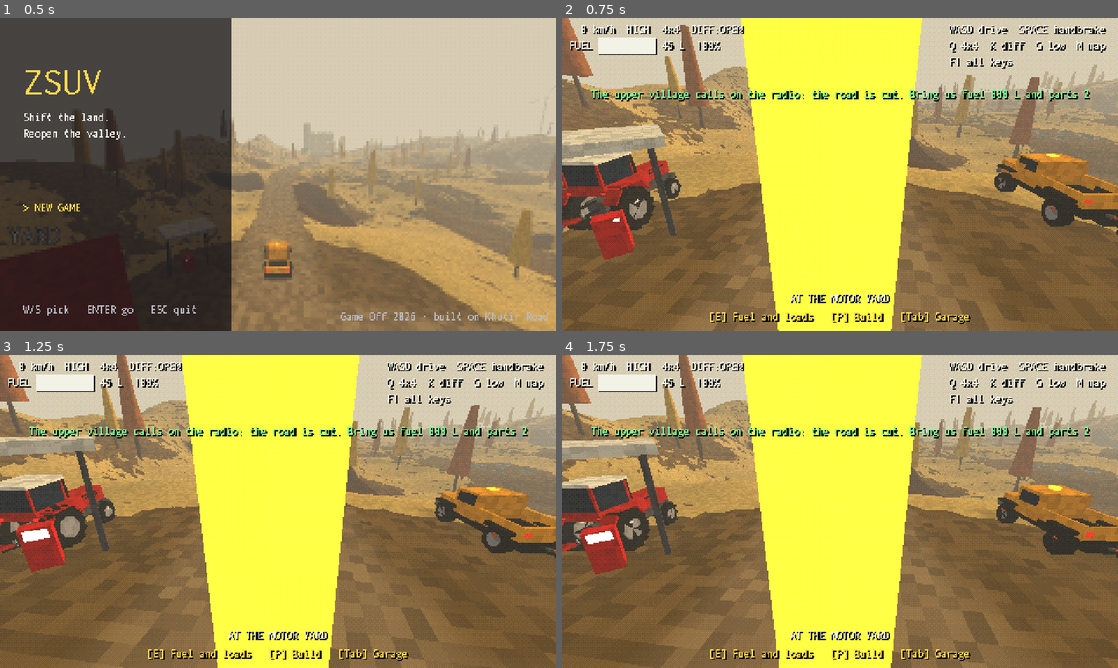
Above: before the commit, frames 1-4 (two rows, left to right).
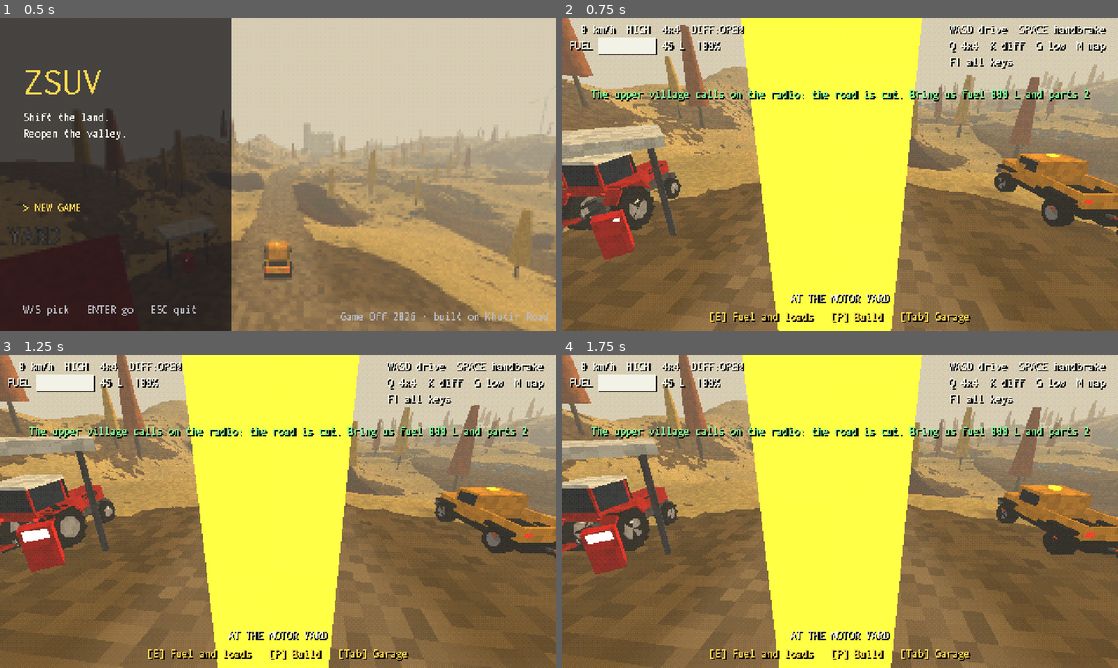
Above: after the commit, the same moments.

Repository: Codir/zsuv
Game: Godot game, scene res://scenes/game.tscn
The game is run twice, just before and just after one commit, with the same random seed, the same clock (stepped at 60 frames per second) and the same inputs.
Inputs (mouse positions are in pixels of both pictures, inside the frame that each line leads up to):
- Up to frame 1 (0.5 s): no input
- Up to frame 2 (0.75 s): tap Enter at 0.5 s; move the mouse to (962, 158) at 0.52 s; hold D from 0.53 s (still down); tap Q at 0.6 s; click (962, 158) at 0.67 s
- Up to frame 3 (1.25 s): keep holding D; tap Space at 0.77, 1.07 s
- Up to frame 4 (1.75 s): release D at 1.25 s; drag from (728, 527) to (812, 574) at 1.27 s

Frame 1 is identical in both runs. In frame 2, 0.8% of the frame differs, in the area x 25-100%, y 15-45%; in frame 3, 0.8%; in frame 4, 0.9%, in the area x 25-100%, y 14-51%.

Commit message:
Web performance of the land: no redraw of a closed map, the far snow coarse
Measured headless (tests/bench_land.gd, natively): a bucket's bite cost a 78 ms frame, nearly all
of it the paper map drawing the dug chunk again and uploading its whole 512x768 image, closed or
not. The map now gathers what changed and draws it while open, at most 4 times a second: a bite
is a 4.5 ms frame. The snow (or dust) layer is drawn at 0.5 m only within 60 m of the camera and
at 1 m beyond, a quarter of its triangles. The land builds from the bake in 343 ms (the ground 49,
meshes and collision 116, trees and houses 178); Land.timings keeps the split.

Co-Authored-By: Claude Opus 5.5 <noreply@anthropic.com>

Diff:
--- a/scripts/ui/map_screen.gd
+++ b/scripts/ui/map_screen.gd
@@ -12,6 +12,7 @@
 const INK := Color(0.22, 0.17, 0.12)
 const TRAIL_STEP := 3.0
 const TRAIL_MAX := 3000
+const REDRAW_EVERY := 250  # ms
 const TRACK_COLOR := Color(0.15, 0.35, 0.85, 0.9)
 const FOG_SHADER := """
 shader_type canvas_item;
@@ -53,6 +54,8 @@
 var _trees := PackedVector2Array()
 var _bounds := Rect2()
 var _drawn := false
+var _stale := {}  # Terrain -> Rect2i of its pixels the ground changed in since they were drawn
+var _redrawn := 0
 
 
 func setup(l: Land, v: Vehicle, c: Contracts, locs: Dictionary, trees: PackedVector2Array) -> void:
@@ -150,6 +153,7 @@
 	if vehicle.spec.id == "scout" and (scout_track.is_empty() or scout_track[scout_track.size() - 1].distance_to(p) > TRAIL_STEP):
 		scout_track.append(p)
 	if visible:
+		_redraw_stale()
 		if _fog_dirty:
 			_update_fog()
 		_canvas.queue_redraw()
@@ -329,7 +333,19 @@
 func _on_ground_changed(rect: Rect2i, t: Terrain) -> void:
 	if not _drawn:
 		return
-	_render(t, rect.grow(1).intersection(Rect2i(0, 0, Terrain.SIZE, Terrain.SIZE)))
+	var r := rect.grow(1).intersection(Rect2i(0, 0, Terrain.SIZE, Terrain.SIZE))
+	_stale[t] = _stale[t].merge(r) if _stale.has(t) else r
+
+
+## Draws again what the ground changed in, while the map is open and at most REDRAW_EVERY: a
+## browser cannot redraw and upload the whole map's image every tick a bucket bites.
+func _redraw_stale() -> void:
+	if _stale.is_empty() or Time.get_ticks_msec() - _redrawn < REDRAW_EVERY:
+		return
+	_redrawn = Time.get_ticks_msec()
+	for t in _stale:
+		_render(t, _stale[t])
+	_stale.clear()
 	_tex.update(_img)
 
 
@@ -340,6 +356,8 @@
 	var stride := Terrain.N
 	var n := Terrain.SIZE
 	var v := t.valley
+	var wet := land.borders.any(func(b: Dictionary) -> bool: return b.kind != "land" and (b.a == t or b.b == t)) \
+		or v.features.any(func(ft: Dictionary) -> bool: return ft.type == "lake" and ft.has("water"))
 	var o := Vector2i((t.origin - Vector2.ONE * Terrain.HALF - _bounds.position).round())
 	for z in range(rect.position.y, rect.end.y):
 		for x in range(rect.position.x, rect.end.x):
@@ -356,7 +374,7 @@
 			col = col.lerp(Color(0.38, 0.33, 0.28), c.b)
 			col = col.lerp(v.ice_color, 1.0 - c.a)
 			var wp := t.origin + Vector2(x - Terrain.HALF, z - Terrain.HALF)
-			if land.water_level(wp) > hz:
+			if wet and land.water_level(wp) > hz:
 				col = Color(0.3, 0.45, 0.6)
 			col = Color(col.r * shade, col.g * shade, col.b * shade)
 			# A contour line every 3 m.
--- a/scripts/world/land.gd
+++ b/scripts/world/land.gd
@@ -28,6 +28,8 @@
 var home: Terrain
 var baked := false  # built from the bake (MapBake), not the generator
 var earthworks: Earthworks  # digging and dumping on it (docs/plan.md §4)
+var timings := {}  # ms build took: ground (the bake or the generator), finish (meshes, collision), world (trees, houses)
+var _t0 := 0
 var fog: Fog  # what has been seen of it (docs/plan.md §3)
 var paper := PackedByteArray()  # the paper map as the bake drew it (MapScreen), or empty
 var tiles: Array[Terrain] = []
@@ -44,6 +46,7 @@
 ## play): every tile's ground (from the bake when there is a current one and use_bake, else
 ## from the generator), the borders, then what is seen, driven on and stands on it.
 func build(home_valley: Valley, use_bake := true) -> void:
+	_t0 = Time.get_ticks_msec()
 	_home_cell = home_valley.cell
 	earthworks = Earthworks.new(self)
 	var valleys := {}
@@ -86,10 +89,12 @@
 	for border in borders:
 		_keep_clear(border.a, border.side, border)
 		_keep_clear(border.b, OPPOSITE[border.side], border)
+	timings.ground = Time.get_ticks_msec() - _t0
 	for t in tiles:
 		add_child(t)
 		t.finish()
 		_bodies.append(t.body.get_rid())
+	timings.finish = Time.get_ticks_msec() - _t0 - timings.ground
 	for b in borders:
 		if b.kind != "land":
 			_water_plane(b)
@@ -110,6 +115,7 @@
 			anchor_points.append(p + t.position)
 		for p in wb.tree_points:
 			tree_points.append(p + t.origin)
+	timings.world = Time.get_ticks_msec() - _t0 - timings.ground - timings.finish
 	fog = Fog.new(self)
 
 
--- a/scripts/world/terrain.gd
+++ b/scripts/world/terrain.gd
@@ -16,6 +16,7 @@
 const MAX_MUD := 0.4
 const ROAD_HALF_WIDTH := 3.5
 const LOOSE := 0.3  # m: how deep loose earth is soft, as snow that deep
+const SNOW_NEAR := 60.0  # m from the camera to a chunk's middle where its snow is drawn at 0.5 m
 
 signal ground_changed(rect: Rect2i)  # vertices whose heights changed (once a tick at most)
 
@@ -46,7 +47,7 @@
 var ground_mat: ShaderMaterial
 var snow_mat: ShaderMaterial
 var snow_tex: ImageTexture
-var _chunk_meshes: Array = []  # per chunk, row by row: [its ground mesh, its snow mesh]
+var _chunk_meshes: Array = []  # per chunk, row by row: [its ground mesh, its snow near, its snow far]
 var _chunk_shapes: Array[HeightMapShape3D] = []  # per chunk, row by row
 
 var _track_dirty := false
@@ -787,7 +788,15 @@
 	for cz in CHUNKS:
 		for cx in CHUNKS:
 			var center := Vector3(-HALF + (cx + 0.5) * CHUNK, 0.0, -HALF + (cz + 0.5) * CHUNK)
-			var pair := [_add_chunk(ground_mesh, ground_mat, center), _add_chunk(snow_mesh, snow_mat, center)]
+			# The snow (or dust) at 0.5 m only near, where the ruts show; further off at 1 m, a quarter
+			# of its triangles: five tiles of it are more than a browser draws (docs/plan.md §13).
+			var near := _add_chunk(snow_mesh, snow_mat, center)
+			near.visibility_range_end = SNOW_NEAR
+			near.visibility_range_end_margin = 4.0
+			var far := _add_chunk(ground_mesh, snow_mat, center)
+			far.visibility_range_begin = SNOW_NEAR
+			far.visibility_range_begin_margin = 4.0
+			var pair := [_add_chunk(ground_mesh, ground_mat, center), near, far]
 			_chunk_meshes.append(pair)
 			_fit_chunk(cx, cz)
 
--- /dev/null
+++ b/tests/bench_land.gd
@@ -0,0 +1,97 @@
+extends SceneTree
+## `godot --headless --fixed-fps 60 --path . -s res://tests/bench_land.gd`: what the land costs the
+## CPU, as the game builds it (around the steppe): building the map from the bake, a frame while
+## driving, a frame while digging, opening the paper map. Headless, so the GPU's share is not in it:
+## the triangles and the textures uploaded are counted instead. Natively; a browser runs GDScript
+## some 5-10 times slower (docs/plan.md §3).
+
+var _frames: Array[float] = []
+var _last := 0
+
+
+func _initialize() -> void:
+	_go.call_deferred()
+
+
+func _go() -> void:
+	var t0 := Time.get_ticks_usec()
+	var world = load("res://scenes/main.tscn").instantiate()
+	world.valley = Valley.steppe()
+	world.profile = Profile.new()
+	root.add_child(world)
+	var built := (Time.get_ticks_usec() - t0) / 1000.0
+	await process_frame
+	var land: Land = world.land
+	print("world built in %.0f ms (the land from the bake: %s)" % [built, land.baked])
+	var t1 := Time.get_ticks_usec()
+	var probe := Land.new()
+	probe.build(Valley.steppe())
+	print("  the land alone from the bake: %.0f ms %s" % [(Time.get_ticks_usec() - t1) / 1000.0, probe.timings])
+	probe.free()
+	print("  meshes: %d, triangles in the land's meshes: %d" % _triangles(land))
+
+	# Driving: the steppe's first road, the fog uncovering, the sky checked.
+	var v: Vehicle = world.vehicle
+	v.drive_along(world.roads[0].slice(1))
+	await _measure("driving", 600)
+	v.autodrive = false
+
+	# Digging: a bite every tick for 2 s (the loader takes one every 0.4 s), with the map closed.
+	var p := Vector2(30.0, 40.0)
+	var ew := land.earthworks
+	_frames.clear()
+	for i in 120:
+		var a := Time.get_ticks_usec()
+		ew.bite(p + Vector2(i % 6, i / 20), Vector2(1, 0))
+		await physics_frame
+		_frames.append((Time.get_ticks_usec() - a) / 1000.0)
+	_report("digging, a bite a tick", _frames)
+
+	# The paper map, opened the first time and drawn a frame.
+	var t2 := Time.get_ticks_usec()
+	world._toggle_map()
+	await process_frame
+	print("  the map opens in %.0f ms" % ((Time.get_ticks_usec() - t2) / 1000.0))
+	_frames.clear()
+	for i in 60:
+		var a := Time.get_ticks_usec()
+		ew.bite(p + Vector2(10 + i % 6, i / 20), Vector2(1, 0))
+		await process_frame
+		_frames.append((Time.get_ticks_usec() - a) / 1000.0)
+	_report("digging with the map open", _frames)
+	world._toggle_map()
+	world.free()
+	quit()
+
+
+func _measure(what: String, n: int) -> void:
+	_frames.clear()
+	_last = Time.get_ticks_usec()
+	for i in n:
+		await process_frame
+		var now := Time.get_ticks_usec()
+		_frames.append((now - _last) / 1000.0)
+		_last = now
+	_report(what, _frames)
+
+
+func _report(what: String, f: Array[float]) -> void:
+	var s := f.duplicate()
+	s.sort()
+	var sum := 0.0
+	for x in s:
+		sum += x
+	print("  %s: a frame %.2f ms on average, %.2f at the 95th, %.2f at the worst" % [what, sum / s.size(), s[int(s.size() * 0.95)], s[s.size() - 1]])
+
+
+func _triangles(land: Land) -> Array:
+	var meshes := 0
+	var tris := 0
+	for t in land.tiles:
+		for c in t.get_children():
+			var mi := c as MeshInstance3D
+			if mi and mi.mesh is PlaneMesh:
+				meshes += 1
+				var pm := mi.mesh as PlaneMesh
+				tris += (pm.subdivide_width + 1) * (pm.subdivide_depth + 1) * 2
+	return [meshes, tris]
Not shown, added: tests/bench_land.gd.uid
